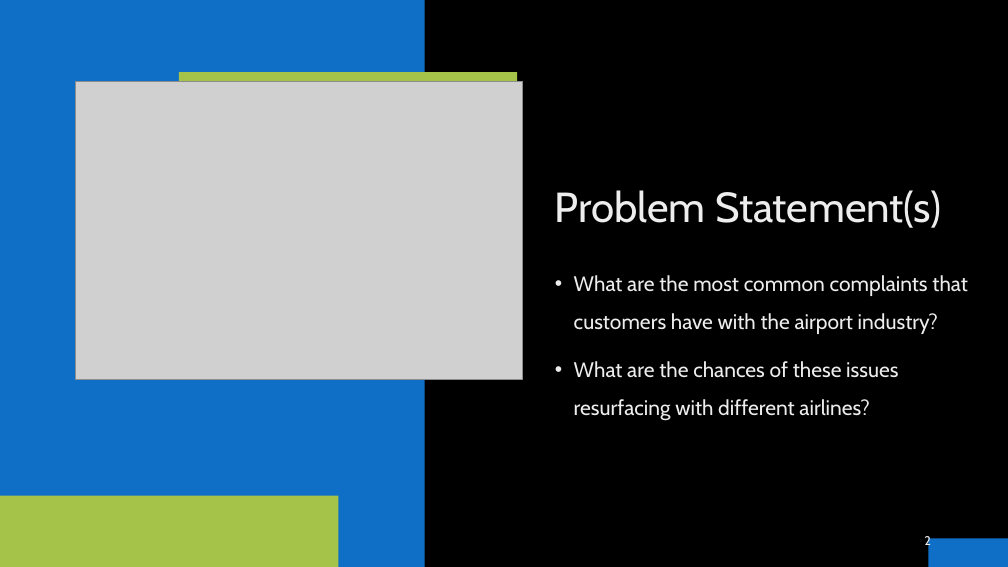
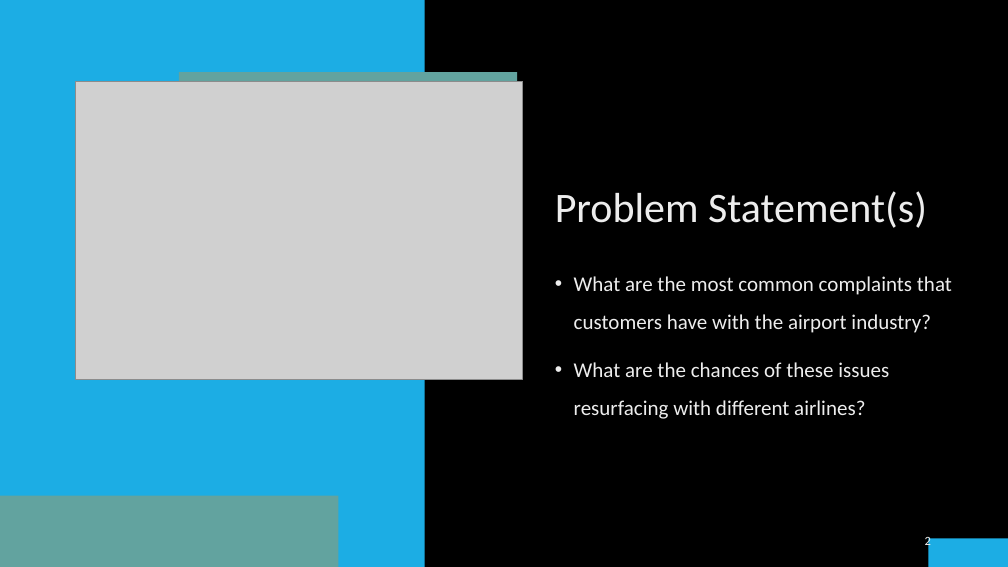
Before and after one commit to ElDon2308/Airline-Sentiment-Analysis, a slide deck: slide 2 of Airline Sentiment Analysis Presentation.pptx. Drawn at 1008x567 pixels with LibreOffice and Linux fonts; fonts in the diff are those of the drawing; grey boxes stand for pictures; background and template pictures are left out. Boxes give left, top, right and bottom in pixels: in the first picture for what was removed or moved away, otherwise in the second. Text is boxed around its words. In the diff, an @@ line names an element or a change of style, - is before the commit and + after.

```diff
--- a/Airline Sentiment Analysis Presentation.pptx
+++ b/Airline Sentiment Analysis Presentation.pptx
@@ fill #0F6FC6 to #1CADE4 in 3 elements at bbox=[929, 538, 1008, 567], bbox=[0, 21, 25, 84], bbox=[0, 0, 425, 567] @@
@@ rectangle at bbox=[179, 72, 518, 83]: fill #A5C249 to #62A39F @@
@@ rectangle at bbox=[0, 496, 339, 567]: fill #A5C249 to #62A39F @@
@@ font Cabin to Calibri in 3 elements at bbox=[555, 191, 927, 228], bbox=[574, 276, 952, 419], bbox=[925, 535, 931, 549] @@
```
Also in this commit, not shown: 4 other slides changed, 10 slides added, 6 slides removed, 2 other files.
